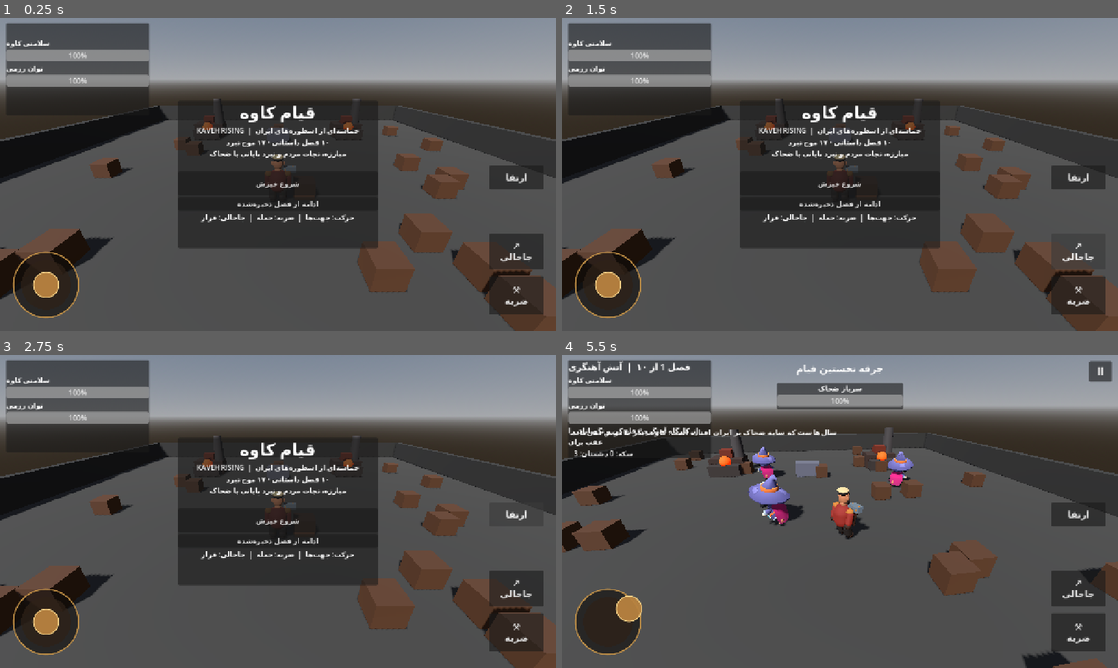
Above: before the commit, frames 1-4 (two rows, left to right).
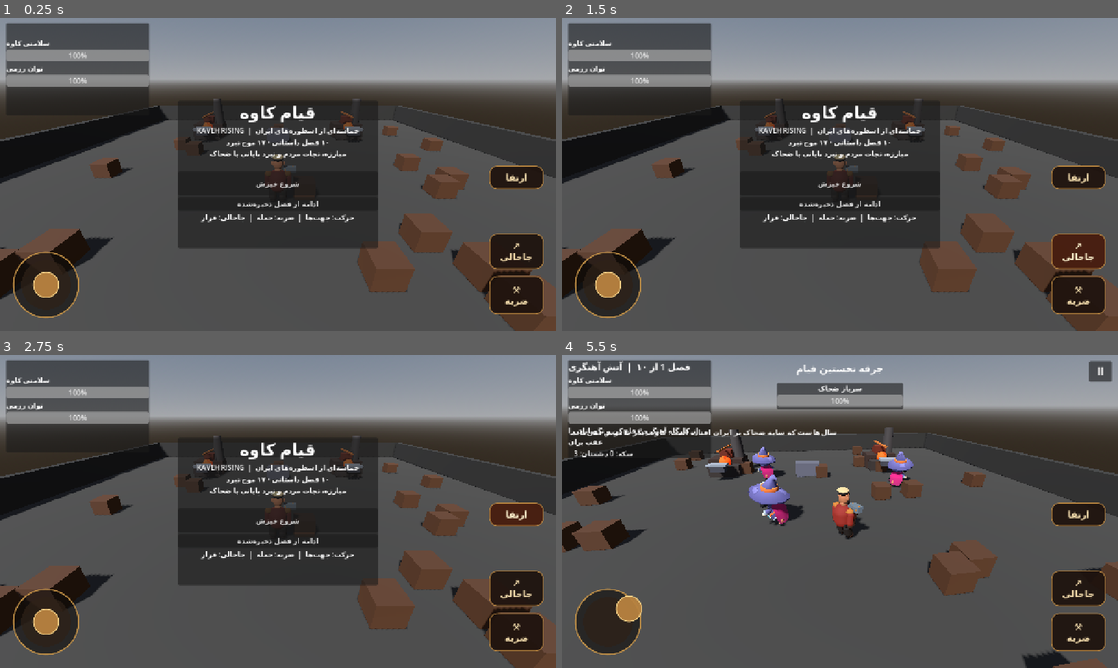
Above: after the commit, the same moments.

Repository: iman2pyman/Kaveh-Rising
Game: Godot game, scene res://Main.tscn
The game is run twice, just before and just after one commit, with the same random seed, the same clock (stepped at 60 frames per second) and the same inputs.
Inputs (mouse positions are in pixels of both pictures, inside the frame that each line leads up to):
- Up to frame 1 (0.25 s): no input
- Up to frame 2 (1.5 s): click "⚒ ضربه" at 0.5 s; click "↗ جاخالی" at 1.25 s
- Up to frame 3 (2.75 s): click "ارتقا" at 2 s
- Up to frame 4 (5.5 s): click "شروع خیزش" at 2.75 s; click "Ⅱ" at 3.5 s; click "ادامه بازی" at 4.25 s; tap Enter at 5 s; drag from (606, 621) to (895, 442) at 5.02 s

The runs differ from the first frame. In frame 1, 1.9% of the frame differs, in the area x 34-98%, y 29-95%; in frame 2, 2.2%; in frame 3, 1.9%; in frame 4, 3.2%, in the area x 25-98%, y 27-95%.

Commit message:
Add ancient Persian architecture, royal reliefs and styled combat controls

Diff:
--- a/GodotProject/scripts/game.gd
+++ b/GodotProject/scripts/game.gd
@@ -369,6 +369,76 @@
 			_box(landmarks, Vector3(0,3.2,-12), Vector3(7.0,0.5,1.5), Color(0.55,0.34,0.12))
 			for x in [-5.0,5.0]:
 				_box(landmarks, Vector3(x,2.2,-12), Vector3(1.2,4.4,1.2), Color(0.34,0.25,0.24))
+
+	_build_persian_architecture(landmarks, kind)
+
+func _build_persian_architecture(parent: Node3D, kind: String) -> void:
+	# Monumental stonework, column capitals and royal reliefs inspired by ancient Iran.
+	if kind in ["fortress","throne"]:
+		for x in [-8.0,-5.2,5.2,8.0]:
+			var shaft := MeshInstance3D.new()
+			var shaft_mesh := CylinderMesh.new()
+			shaft_mesh.top_radius = 0.34
+			shaft_mesh.bottom_radius = 0.48
+			shaft_mesh.height = 5.2
+			shaft.mesh = shaft_mesh
+			shaft.position = Vector3(x,2.6,-10.35)
+			shaft.material_override = _mat(Color(0.48,0.40,0.30))
+			parent.add_child(shaft)
+			for y in [0.28,4.95]:
+				var ring := MeshInstance3D.new()
+				var ring_mesh := CylinderMesh.new()
+				ring_mesh.top_radius = 0.58
+				ring_mesh.bottom_radius = 0.58
+				ring_mesh.height = 0.22
+				ring.mesh = ring_mesh
+				ring.position = Vector3(x,y,-10.35)
+				ring.material_override = _mat(Color(0.62,0.48,0.27))
+				parent.add_child(ring)
+			_box(parent,Vector3(x,5.30,-10.35),Vector3(1.35,0.45,1.1),Color(0.55,0.43,0.28))
+		_box(parent,Vector3(0,5.55,-10.35),Vector3(18.0,0.38,1.2),Color(0.58,0.45,0.29))
+	if kind == "throne":
+		var medallion := MeshInstance3D.new()
+		var disc := CylinderMesh.new()
+		disc.top_radius = 1.15
+		disc.bottom_radius = 1.15
+		disc.height = 0.16
+		medallion.mesh = disc
+		medallion.position = Vector3(0,5.1,-12.68)
+		medallion.rotation.x = PI*0.5
+		medallion.material_override = _mat(Color(0.66,0.43,0.12),Color(0.20,0.08,0.01))
+		parent.add_child(medallion)
+		var sun_core := _add_sphere_part(parent,"RoyalSunCore",Vector3(0,5.1,-12.80),Vector3(0.48,0.48,0.12),_mat(Color(0.88,0.66,0.25)))
+		for side in [-1,1]:
+			var wing := _box(parent,Vector3(float(side)*1.35,5.1,-12.76),Vector3(1.15,0.24,0.12),Color(0.78,0.58,0.25))
+			wing.rotation.z = float(side)*-0.12
+			for feather in range(3):
+				var ray := _box(parent,Vector3(float(side)*(0.95+float(feather)*0.35),5.42+float(feather)*0.08,-12.74),Vector3(0.65,0.07,0.08),Color(0.68,0.48,0.19))
+				ray.rotation.z = float(side)*-0.20
+	if kind == "village":
+		for x in [-9.0,9.0]:
+			for side in [-1,1]:
+				_box(parent,Vector3(x+float(side)*1.75,1.6,-6.0),Vector3(0.48,3.2,0.65),Color(0.52,0.34,0.20))
+			_box(parent,Vector3(x,3.18,-6.0),Vector3(4.1,0.55,0.72),Color(0.61,0.43,0.26))
+			_box(parent,Vector3(x,3.52,-6.0),Vector3(3.2,0.12,0.76),Color(0.72,0.55,0.32))
+	if kind == "forge":
+		for x in [-7.0,7.0]:
+			for z in [-9.0,-7.0]:
+				_box(parent,Vector3(x,2.15,z),Vector3(0.16,0.12,1.9),Color(0.65,0.35,0.12))
+			var anvil_base := _box(parent,Vector3(x,0.95,-5.4),Vector3(1.05,0.45,0.72),Color(0.22,0.22,0.24))
+			var anvil_top := _box(parent,Vector3(x,1.24,-5.4),Vector3(1.45,0.16,0.72),Color(0.48,0.50,0.52))
+	if kind == "mountain":
+		for side in [-1,1]:
+			var peak := MeshInstance3D.new()
+			var peak_mesh := CylinderMesh.new()
+			peak_mesh.top_radius = 0.02
+			peak_mesh.bottom_radius = 2.4
+			peak_mesh.height = 8.5
+			peak.mesh = peak_mesh
+			peak.position = Vector3(float(side)*11.5,4.25,-12)
+			peak.material_override = _mat(Color(0.30,0.31,0.34))
+			parent.add_child(peak)
+
 
 func _make_player() -> void:
 	player = CharacterBody3D.new()
@@ -751,6 +821,24 @@
 	b.position = pos
 	b.size = size
 	b.add_theme_font_size_override("font_size",21)
+	var normal := StyleBoxFlat.new()
+	normal.bg_color = Color(0.12,0.075,0.055,0.94)
+	normal.border_color = Color(0.72,0.52,0.25,0.98)
+	normal.set_border_width_all(2)
+	normal.set_corner_radius_all(18)
+	normal.content_margin_left = 10
+	normal.content_margin_right = 10
+	normal.content_margin_top = 7
+	normal.content_margin_bottom = 7
+	var hover := normal.duplicate() as StyleBoxFlat
+	hover.bg_color = Color(0.28,0.12,0.065,0.98)
+	var pressed := normal.duplicate() as StyleBoxFlat
+	pressed.bg_color = Color(0.48,0.20,0.07,1.0)
+	b.add_theme_stylebox_override("normal",normal)
+	b.add_theme_stylebox_override("hover",hover)
+	b.add_theme_stylebox_override("pressed",pressed)
+	b.add_theme_color_override("font_color",Color(0.96,0.87,0.68))
+	b.add_theme_color_override("font_hover_color",Color(1.0,0.96,0.82))
 	hud.add_child(b)
 	return b
 
@@ -1349,12 +1437,18 @@
 	if not hero_parts.is_empty():
 		var phase := float(hero_visual.get_meta("phase",0.0))+delta*(9 if moving else 2)
 		hero_visual.set_meta("phase",phase)
+		var attacking := attack_cd > 0.18
 		for key in hero_parts:
 			var part: Node3D = hero_parts[key]
-			part.rotation.x = sin(phase+(PI if str(key).begins_with("leg") else 0))* (0.42 if moving else 0.04)
+			if str(key).begins_with("leg"):
+				part.rotation.x = sin(phase+PI)* (0.42 if moving else 0.025)
+			elif key == "arm1":
+				part.rotation.x = lerpf(part.rotation.x,-1.05 if attacking else sin(phase)*0.12,delta*14)
+			else:
+				part.rotation.x = lerpf(part.rotation.x,0.0 if not moving else sin(phase)*0.12,delta*10)
 	if is_instance_valid(hammer):
 		if attack_cd > 0.2:
-			hammer.rotation.x = lerpf(hammer.rotation.x,-0.75,delta*18)
+			hammer.rotation.x = lerpf(hammer.rotation.x,-0.95,delta*18)
 		else:
 			hammer.rotation.x = lerpf(hammer.rotation.x,0,delta*12)
 
